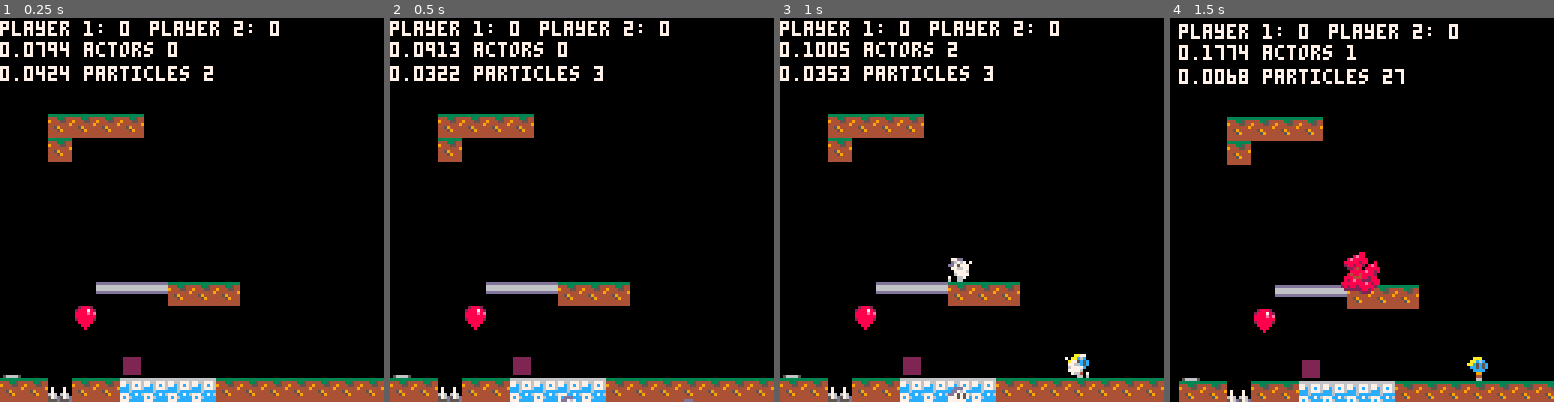
Above: before the commit, frames 1-4 (left to right).
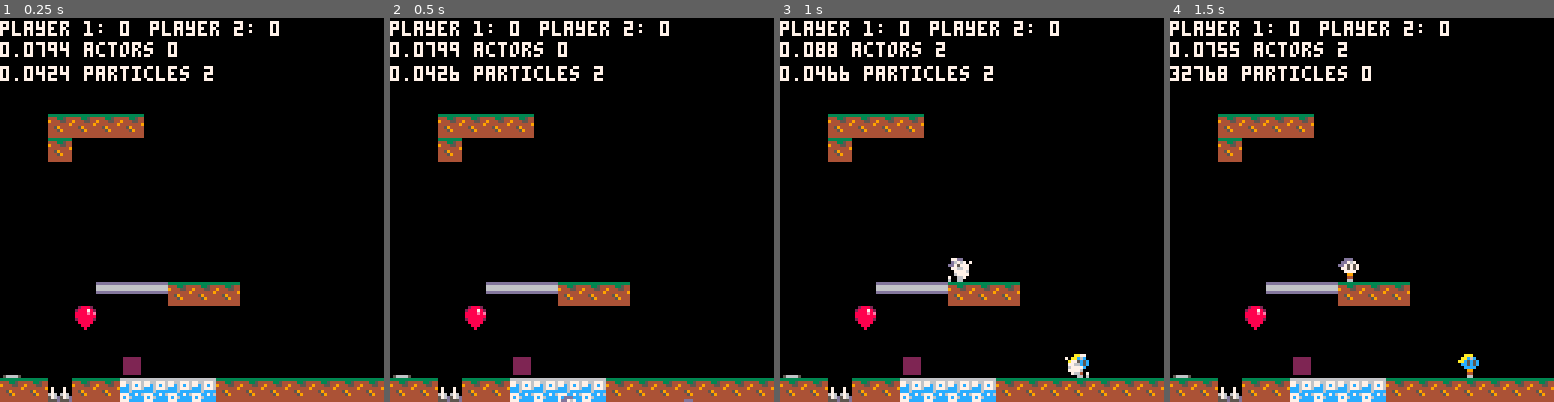
Above: after the commit, the same moments.

Repository: wesen/carts
Game: PICO-8 cartridge games/bump/bump.p8
Same seed, same stepped clock (60 frames per second), same inputs: the game is played once before the commit and once after it.
Inputs:
- Up to frame 1 (0.25 s): no input
- Up to frame 2 (0.5 s): tap X (X key) at 0.33 s
- Up to frame 3 (1 s): tap O (Z key) at 0.7 s
- Up to frame 4 (1.5 s): tap X (X key) at 1.07 s

Frame 1 is identical in both runs. In frame 2, 0.2% of the frame differs, in the area x 9-56%, y 6-17%; in frame 3, 0.9%; in frame 4, 13%, in the area x 0-100%, y 0-100%.

Commit message:
Refactor solid check code

Diff:
--- a/games/bump/actors.lua
+++ b/games/bump/actors.lua
@@ -38,7 +38,7 @@
    local step=amount
    if (abs(amount)>1) step=sign(amount)
 
-   local solid=self:is_solid_at(step,0)
+   local solid=solid_at_offset(self,step,0)
    local actor=self:is_actor_at(step,0)
 
    if solid or actor then
@@ -54,7 +54,6 @@
     self.aax+=step
     self.bbx+=step
    end
-
   end
  else
   self.x+=amount
@@ -69,7 +68,7 @@
    local step=amount
    if (abs(amount)>1) step=sign(amount)
 
-   local solid=self:is_solid_at(0,step)
+   local solid=solid_at_offset(self,0,step)
    local actor=self:is_actor_at(0,step)
 
    if solid or actor then
@@ -93,14 +92,6 @@
  end
 end
 
-function cls_actor:is_solid_at(x,y)
- if (solid_at(self:bbox(x,y))) return true,nil
- for e in all(environments) do
-  if (e:collides_with(self,x,y)) return true,e
- end
- return false,nil
-end
-
 function cls_actor:is_actor_at(x,y)
  for actor in all(actors) do
   if (actor.is_solid and self!=actor and do_bboxes_collide_offset(self,actor,x,y)) return true,actor
--- a/games/bump/balloon.lua
+++ b/games/bump/balloon.lua
@@ -19,7 +19,7 @@
 function cls_balloon:update()
  self.t+=dt
 
- local solid=solid_at(self)
+ local solid=solid_at_offset(self,0,0)
  local is_actor,actor=self:is_actor_at(0,0)
 
  if solid or (is_actor and actor!=self.player) then
--- a/games/bump/bomb.lua
+++ b/games/bump/bomb.lua
@@ -16,7 +16,7 @@
 end)
 
 function cls_bomb:update()
- local solid=solid_at(self)
+ local solid=solid_at_offset(self,0,0)
  local is_actor,actor=self:is_actor_at(0,0)
  if solid or (is_actor and actor!=self.player) then
   make_blast(self.x,self.y)
--- a/games/bump/bump.p8
+++ b/games/bump/bump.p8
@@ -486,7 +486,7 @@
    local step=amount
    if (abs(amount)>1) step=sign(amount)
 
-   local solid=self:is_solid_at(step,0)
+   local solid=solid_at_offset(self,step,0)
    local actor=self:is_actor_at(step,0)
 
    if solid or actor then
@@ -517,7 +516,7 @@
    local step=amount
    if (abs(amount)>1) step=sign(amount)
 
-   local solid=self:is_solid_at(0,step)
+   local solid=solid_at_offset(self,0,step)
    local actor=self:is_actor_at(0,step)
 
    if solid or actor then
@@ -541,14 +540,6 @@
  end
 end
 
-function cls_actor:is_solid_at(x,y)
- if (solid_at(self:bbox(x,y))) return true,nil
- for e in all(environments) do
-  if (e:collides_with(self,x,y)) return true,e
- end
- return false,nil
-end
-
 function cls_actor:is_actor_at(x,y)
  for actor in all(actors) do
   if (actor.is_solid and self!=actor and do_bboxes_collide_offset(self,actor,x,y)) return true,actor
@@ -645,37 +636,26 @@
  local spawn_pos = self.spawn_locations[spawn_idx]
  local spawn=cls_spawn.init(spawn_pos, input_port)
  spawn_idx = (spawn_idx%#self.spawn_locations)+1
+ connected_players[input_port]=true
  return spawn
 end
 
-function solid_at(bbox)
- if bbox.aax<0
-  or bbox.bbx>room.bbx
-  or bbox.aay<0
-  or bbox.bby>room.bby then
-   return true
- else
-  return tile_flag_at(bbox,flg_solid)
- end
-end
-
-function ice_at(bbox)
- return tile_flag_at(bbox,flg_ice)
-end
-
-function tile_flag_at(bbox,flag)
- local aax=max(0,flr(bbox.aax/8))+room.x
- local aay=max(0,flr(bbox.aay/8))+room.y
- local bbx=min(room.dim_x,(bbox.bbx-1)/8)+room.x
- local bby=min(room.dim_y,(bbox.bby-1)/8)+room.y
- for i=aax,bbx do
-  for j=aay,bby do
-   if fget(mget(i,j),flag) then
-    return true
-   end
-  end
- end
- return false
+function solid_at_offset(bbox,x,y)
+ if bbox.aax+x<0
+  or bbox.bbx+x>room.bbx
+  or bbox.aay+y<0
+  or bbox.bby+y>room.bby then
+   return true,nil
+ end
+ if (tile_flag_at_offset(bbox,flg_solid,x,y)) return true,nil
+ for e in all(environments) do
+  if (e:collides_with(bbox,x,y)) return true,e
+ end
+ return false,nil
+end
+
+function ice_at_offset(bbox,x,y)
+ return tile_flag_at_offset(bbox,flg_ice,x,y)
 end
 
 function tile_flag_at_offset(bbox,flag,x,y)
@@ -803,7 +783,6 @@
 function check_for_new_players()
  for i=0,3 do
   if (btnp(btn_jump,i) or btnp(btn_action,i)) and connected_players[i]==nil then
-   connected_players[i]=true
    room:spawn_player(i)
   end
  end
@@ -939,9 +918,8 @@
   maxfall*=0.5
  end
 
- local ground_bbox=self:bbox(0,1)
- self.on_ground=self:is_solid_at(0,1)
- local on_ice=ice_at(ground_bbox)
+ self.on_ground=solid_at_offset(self,0,1)
+ local on_ice=ice_at_offset(self,0,1)
 
  if self.on_ground then
   self.on_ground_interval=ground_grace_interval
@@ -1000,11 +978,11 @@
 
  -- wall slide
  local is_wall_sliding=false
- if input!=0 and self:is_solid_at(input,0)
+ if input!=0 and solid_at_offset(self,input,0)
     and not self.on_ground and self.spd_y>0 then
   is_wall_sliding=true
   maxfall=wall_slide_maxfall
-  if (ice_at(self:bbox(input,0))) maxfall=ice_wall_maxfall
+  if (ice_at_offset(self,input,0)) maxfall=ice_wall_maxfall
   local smoke_dir = self.flip.x and .3 or -.3
   if maybe(.1) then
     local smoke=self:smoke(spr_wall_smoke,smoke_dir)
@@ -1025,8 +1003,8 @@
    self.jump_button.hold_time+=1
   elseif self.jump_button:was_just_pressed() then
    -- check for wall jump
-   local wall_dir=self:is_solid_at(-3,0) and -1
-        or self:is_solid_at(3,0) and 1
+   local wall_dir=solid_at_offset(self,-3,0) and -1
+        or solid_at_offset(self,3,0) and 1
         or 0
    if wall_dir!=0 then
     self.jump_interval=0
@@ -1437,7 +1415,7 @@
 end)
 
 function cls_bomb:update()
- local solid=solid_at(self)
+ local solid=solid_at_offset(self,0,0)
  local is_actor,actor=self:is_actor_at(0,0)
  if solid or (is_actor and actor!=self.player) then
   make_blast(self.x,self.y)
@@ -1486,7 +1464,7 @@
 function cls_balloon:update()
  self.t+=dt
 
- local solid=solid_at(self)
+ local solid=solid_at_offset(self,0,0)
  local is_actor,actor=self:is_actor_at(0,0)
 
  if solid or (is_actor and actor!=self.player) then
@@ -1514,7 +1492,6 @@
 spr_vanishing_platform=96
 
 cls_vanishing_platform=class(function(self,pos)
- printh("Create vanishing platform")
  self.x=pos.x
  self.y=pos.y
  self.aax=pos.x
--- a/games/bump/player.lua
+++ b/games/bump/player.lua
@@ -5,7 +5,6 @@
 function check_for_new_players()
  for i=0,3 do
   if (btnp(btn_jump,i) or btnp(btn_action,i)) and connected_players[i]==nil then
-   connected_players[i]=true
    room:spawn_player(i)
   end
  end
@@ -141,9 +140,8 @@
   maxfall*=0.5
  end
 
- local ground_bbox=self:bbox(0,1)
- self.on_ground=self:is_solid_at(0,1)
- local on_ice=ice_at(ground_bbox)
+ self.on_ground=solid_at_offset(self,0,1)
+ local on_ice=ice_at_offset(self,0,1)
 
  if self.on_ground then
   self.on_ground_interval=ground_grace_interval
@@ -202,11 +200,11 @@
 
  -- wall slide
  local is_wall_sliding=false
- if input!=0 and self:is_solid_at(input,0)
+ if input!=0 and solid_at_offset(self,input,0)
     and not self.on_ground and self.spd_y>0 then
   is_wall_sliding=true
   maxfall=wall_slide_maxfall
-  if (ice_at(self:bbox(input,0))) maxfall=ice_wall_maxfall
+  if (ice_at_offset(self,input,0)) maxfall=ice_wall_maxfall
   local smoke_dir = self.flip.x and .3 or -.3
   if maybe(.1) then
     local smoke=self:smoke(spr_wall_smoke,smoke_dir)
@@ -227,8 +225,8 @@
    self.jump_button.hold_time+=1
   elseif self.jump_button:was_just_pressed() then
    -- check for wall jump
-   local wall_dir=self:is_solid_at(-3,0) and -1
-        or self:is_solid_at(3,0) and 1
+   local wall_dir=solid_at_offset(self,-3,0) and -1
+        or solid_at_offset(self,3,0) and 1
         or 0
    if wall_dir!=0 then
     self.jump_interval=0
--- a/games/bump/room.lua
+++ b/games/bump/room.lua
@@ -39,37 +39,26 @@
  local spawn_pos = self.spawn_locations[spawn_idx]
  local spawn=cls_spawn.init(spawn_pos, input_port)
  spawn_idx = (spawn_idx%#self.spawn_locations)+1
+ connected_players[input_port]=true
  return spawn
 end
 
-function solid_at(bbox)
- if bbox.aax<0
-  or bbox.bbx>room.bbx
-  or bbox.aay<0
-  or bbox.bby>room.bby then
-   return true
- else
-  return tile_flag_at(bbox,flg_solid)
+function solid_at_offset(bbox,x,y)
+ if bbox.aax+x<0
+  or bbox.bbx+x>room.bbx
+  or bbox.aay+y<0
+  or bbox.bby+y>room.bby then
+   return true,nil
  end
+ if (tile_flag_at_offset(bbox,flg_solid,x,y)) return true,nil
+ for e in all(environments) do
+  if (e:collides_with(bbox,x,y)) return true,e
+ end
+ return false,nil
 end
 
-function ice_at(bbox)
- return tile_flag_at(bbox,flg_ice)
-end
-
-function tile_flag_at(bbox,flag)
- local aax=max(0,flr(bbox.aax/8))+room.x
- local aay=max(0,flr(bbox.aay/8))+room.y
- local bbx=min(room.dim_x,(bbox.bbx-1)/8)+room.x
- local bby=min(room.dim_y,(bbox.bby-1)/8)+room.y
- for i=aax,bbx do
-  for j=aay,bby do
-   if fget(mget(i,j),flag) then
-    return true
-   end
-  end
- end
- return false
+function ice_at_offset(bbox,x,y)
+ return tile_flag_at_offset(bbox,flg_ice,x,y)
 end
 
 function tile_flag_at_offset(bbox,flag,x,y)
--- a/games/bump/vanishing-platform.lua
+++ b/games/bump/vanishing-platform.lua
@@ -1,7 +1,6 @@
 spr_vanishing_platform=96
 
 cls_vanishing_platform=class(function(self,pos)
- printh("Create vanishing platform")
  self.x=pos.x
  self.y=pos.y
  self.aax=pos.x
